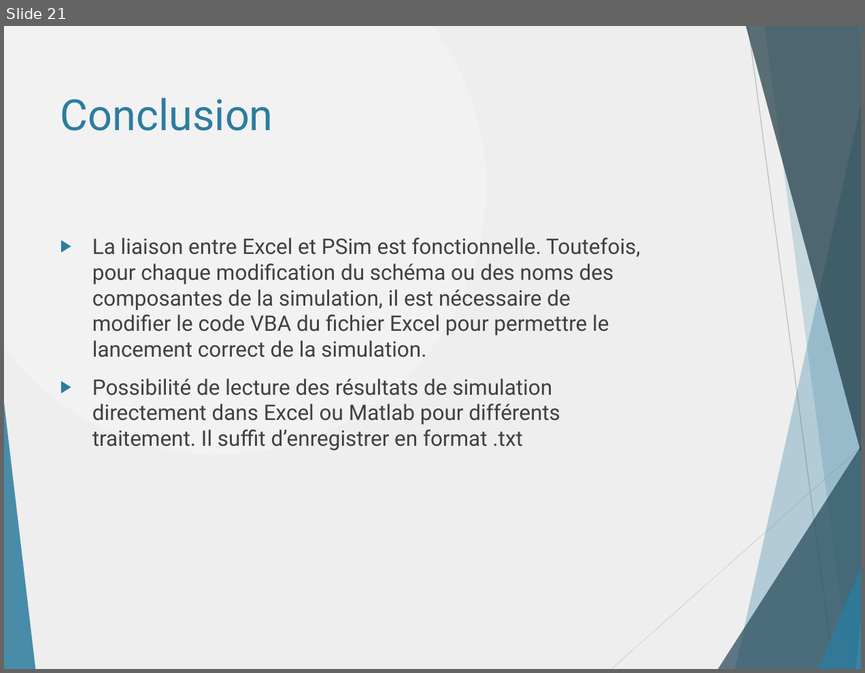
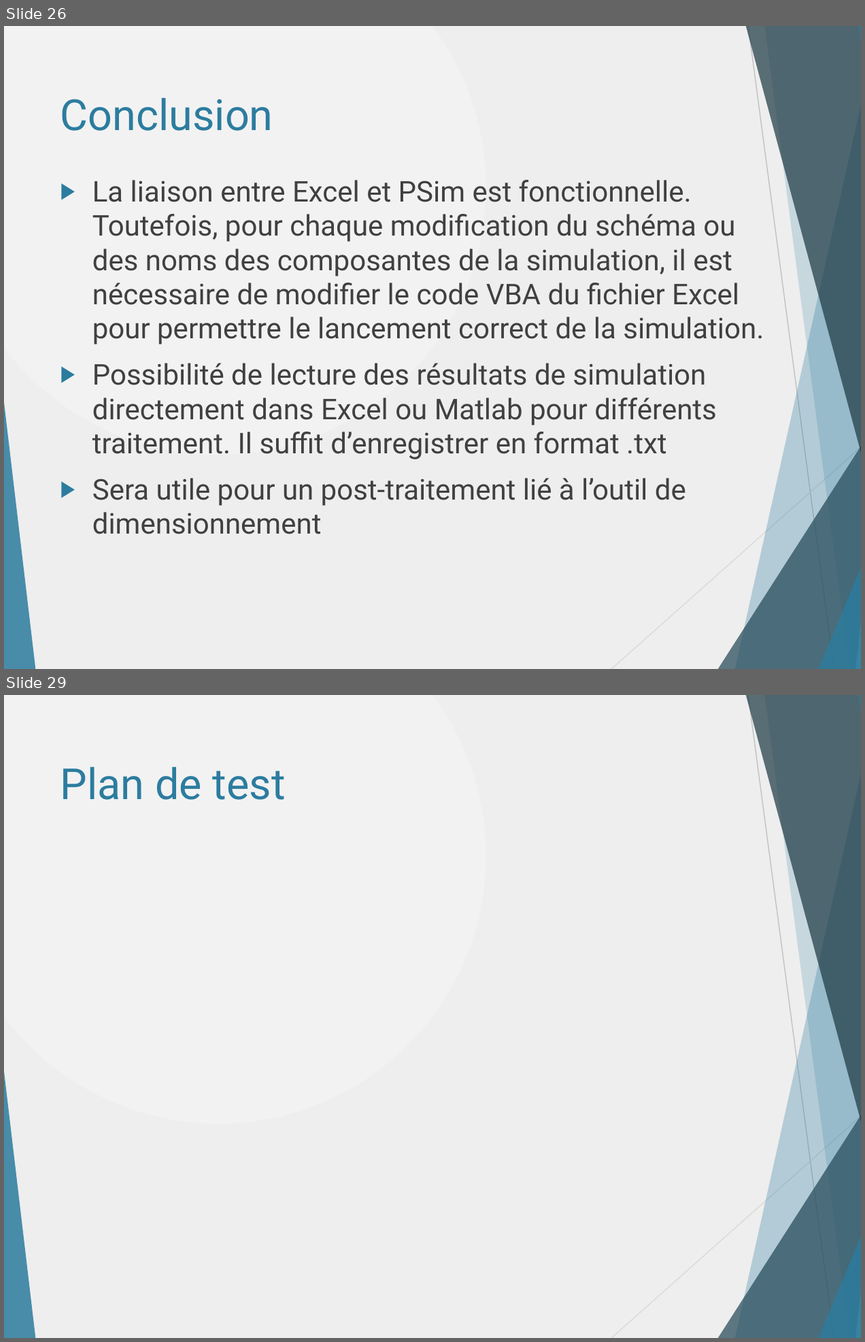
Before and after one commit to danthib76/DesignIV, a slide deck: Remise/Remise 2/Presentation_Remise_2.pptx. Shown one above the other, each under a label of ours: slide 21 before the commit, slides 26 and 29 after it; the slides between them are not shown. The pictures are 865x673 and 865x1342 pixels, drawn with LibreOffice and Linux fonts; fonts in the diff are those of the drawing. Boxes give left, top, right and bottom in pixels: in the first picture for what was removed or moved away, otherwise in the second. Text is boxed around its words. In the diff, an @@ line names an element or a change of style, - is before the commit and + after.

```diff
--- a/Remise/Remise 2/Presentation_Remise_2.pptx
+++ b/Remise/Remise 2/Presentation_Remise_2.pptx
@@ slide 29 added at box(4, 695, 861, 1338), background gradient #F2F2F2 to #EEEEEE; not listed: 10 template elements that a slide beside it also shows @@
@@ title added at box(60, 766, 286, 800), 36 pt, text #2C7C9F @@
+Plan de test
@@ what was slide 21 is now slide 26 @@
@@ slide 26 changed as well @@
@@ text "La liaison entre Excel et ...": place and size @@
-text "La liaison entre Excel et ..." at box(92, 237, 640, 450)
+text "La liaison entre Excel et ..." at box(92, 180, 764, 534)
@@ text at box(92, 180, 764, 459): size 18 to 24 pt in "La liaison entre Excel et PSim est ...", "Possibilité de lecture des résultats de simulation ..." @@
@@ text at box(92, 478, 686, 534): paragraph added @@
+▶ Sera utile pour un post-traitement lié à l’outil de dimensionnement
```
Also in this commit, not shown: 9 other slides changed, 15 other slides added, 5 slides removed.
